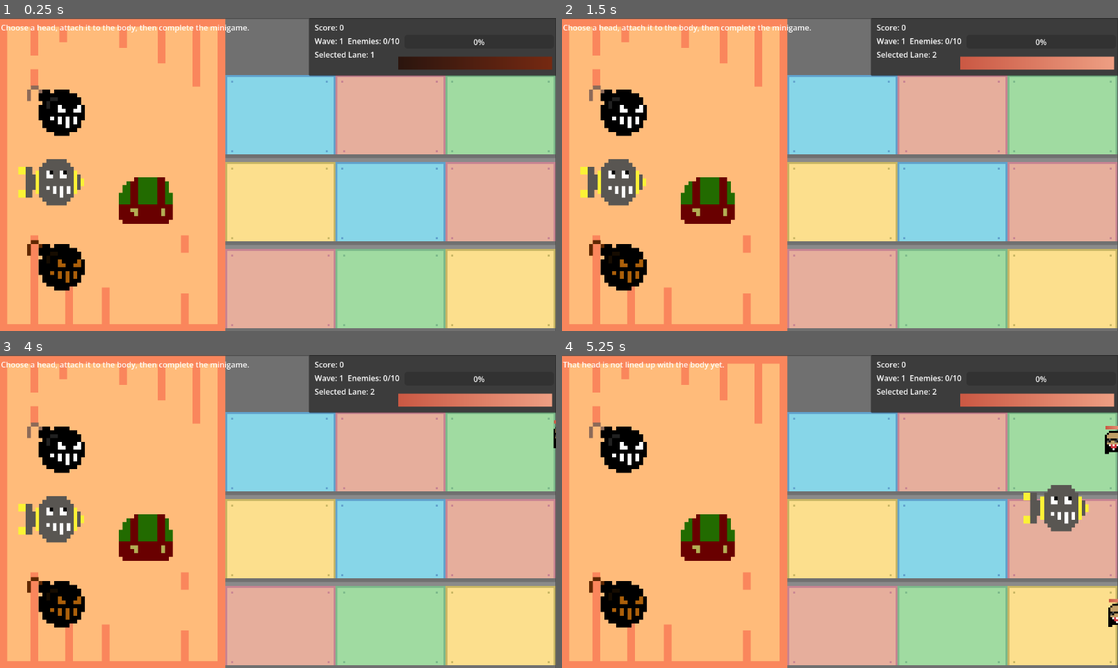
Above: before the commit, frames 1-4 (two rows, left to right).
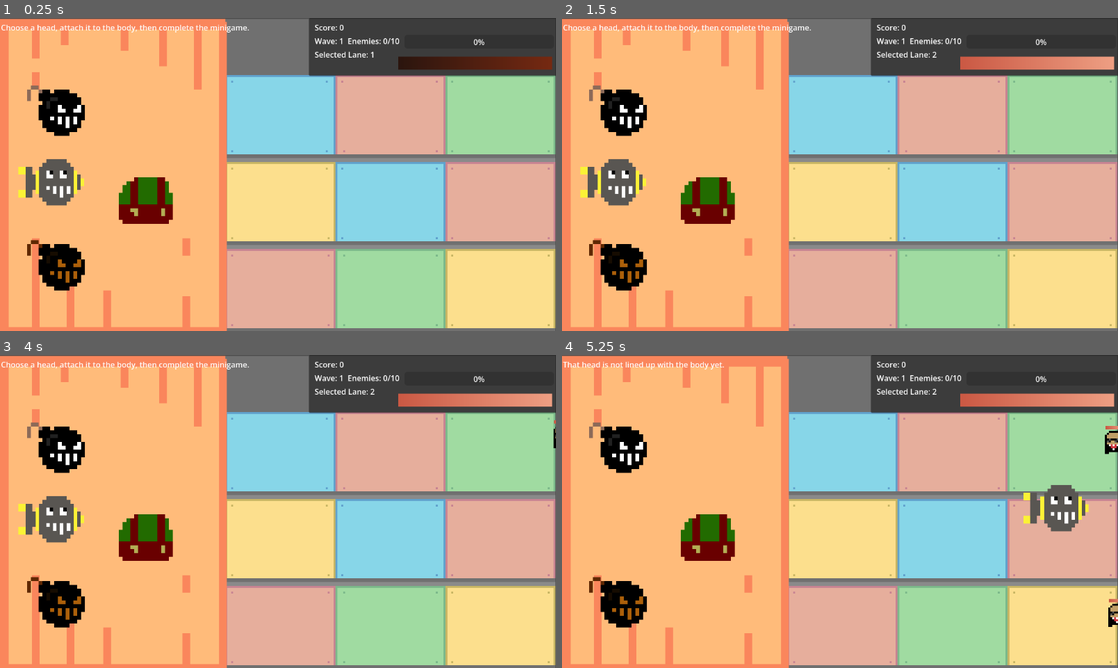
Above: after the commit, the same moments.

Repository: EctoCandy/Toy-Making-Game
Game: Godot game, scene res://Scenes/Lanes/lanes_proto_main.tscn
The game is run twice, just before and just after one commit, with the same random seed, the same clock (stepped at 60 frames per second) and the same inputs.
Inputs (mouse positions are in pixels of both pictures, inside the frame that each line leads up to):
- Up to frame 1 (0.25 s): no input
- Up to frame 2 (1.5 s): tap Enter at 0.5 s; move the mouse to (962, 158) at 0.52 s; press the mouse at (962, 158) at 0.53 s; release the mouse at (962, 158) at 1.25 s; tap Space at 1.25 s; drag from (728, 190) to (984, 118) at 1.27 s
- Up to frame 3 (4 s): tap Enter at 2, 3.5 s; move the mouse to (333, 442) at 2.02 s; tap 2 at 2.1 s; click (333, 442) at 2.17 s; tap Space at 2.75 s; drag from (250, 574) to (239, 452) at 2.77 s; move the mouse to (444, 558) at 3.52 s; press the mouse at (444, 558) at 3.53 s
- Up to frame 4 (5.25 s): release the mouse at (1006, 558) at 4.25 s; tap Space at 4.25 s; drag from (673, 464) to (1117, 452) at 4.27 s; move the mouse to (867, 511) at 5.02 s; tap 2 at 5.1 s; click (867, 511) at 5.17 s

The runs differ from the first frame. In frame 1, 2.1% of the frame differs, in the area x 1-41%, y 1-100%; in frame 2, 2.1%; in frame 3, 2.1%; in frame 4, 2.2%.

Commit message:
Fixed Workbench
Moved Workbench background to RobotBuilder so robots would spawn beneath it
(Added Workbench sprite as a Sprite2D -  praying this doesn't go horribly wrong)

Diff:
--- a/Scenes/Minigames/RobotBuilder.tscn
+++ b/Scenes/Minigames/RobotBuilder.tscn
@@ -2,7 +2,7 @@
 
 [ext_resource type="Script" uid="uid://cks0oq22ymusy" path="res://Scripts/Minigames/robot_builder.gd" id="1_fsatl"]
 [ext_resource type="Texture2D" uid="uid://03do3l0joji8" path="res://Assets/Art/pixil-frame-0_13.png" id="2_sg3f8"]
-[ext_resource type="Texture2D" uid="uid://m12o27p3o554" path="res://Assets/placeholder_background.png" id="3_uyipn"]
+[ext_resource type="Texture2D" uid="uid://oui1cimu4q7t" path="res://Assets/Art/WorkBench.png" id="2_uyipn"]
 [ext_resource type="Texture2D" uid="uid://44w1wci3rfad" path="res://Assets/Art/pixil-frame-0_12.png" id="3_wunrn"]
 [ext_resource type="Texture2D" uid="uid://bljipspqn4m3q" path="res://Assets/Art/missle_head-export.png" id="4_fsatl"]
 [ext_resource type="Script" uid="uid://ggolqtocxmxi" path="res://Scripts/Minigames/MinigameHost.gd" id="5_sg3f8"]
@@ -15,11 +15,15 @@
 z_index = 1
 script = ExtResource("1_fsatl")
 
+[node name="Sprite2D" type="Sprite2D" parent="." unique_id=671050971]
+position = Vector2(234, 324)
+texture = ExtResource("2_uyipn")
+
 [node name="UIBackgroundPlaceholder" type="Sprite2D" parent="." unique_id=956852732]
 visible = false
 position = Vector2(213.50002, 326)
 scale = Vector2(0.75, 0.6680244)
-texture = ExtResource("3_uyipn")
+texture = ExtResource("2_uyipn")
 region_enabled = true
 region_rect = Rect2(197.42883, 513.7417, 692.93286, 982.2178)
 
Binary file added: Assets/Art/WorkBench.png
Not shown, added: Assets/Art/WorkBench.png.import
